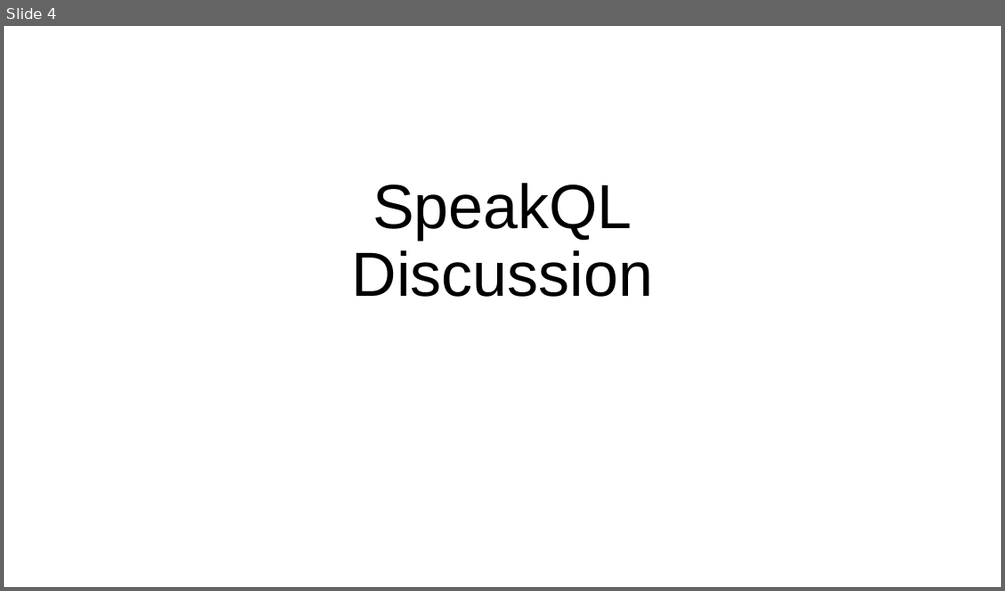
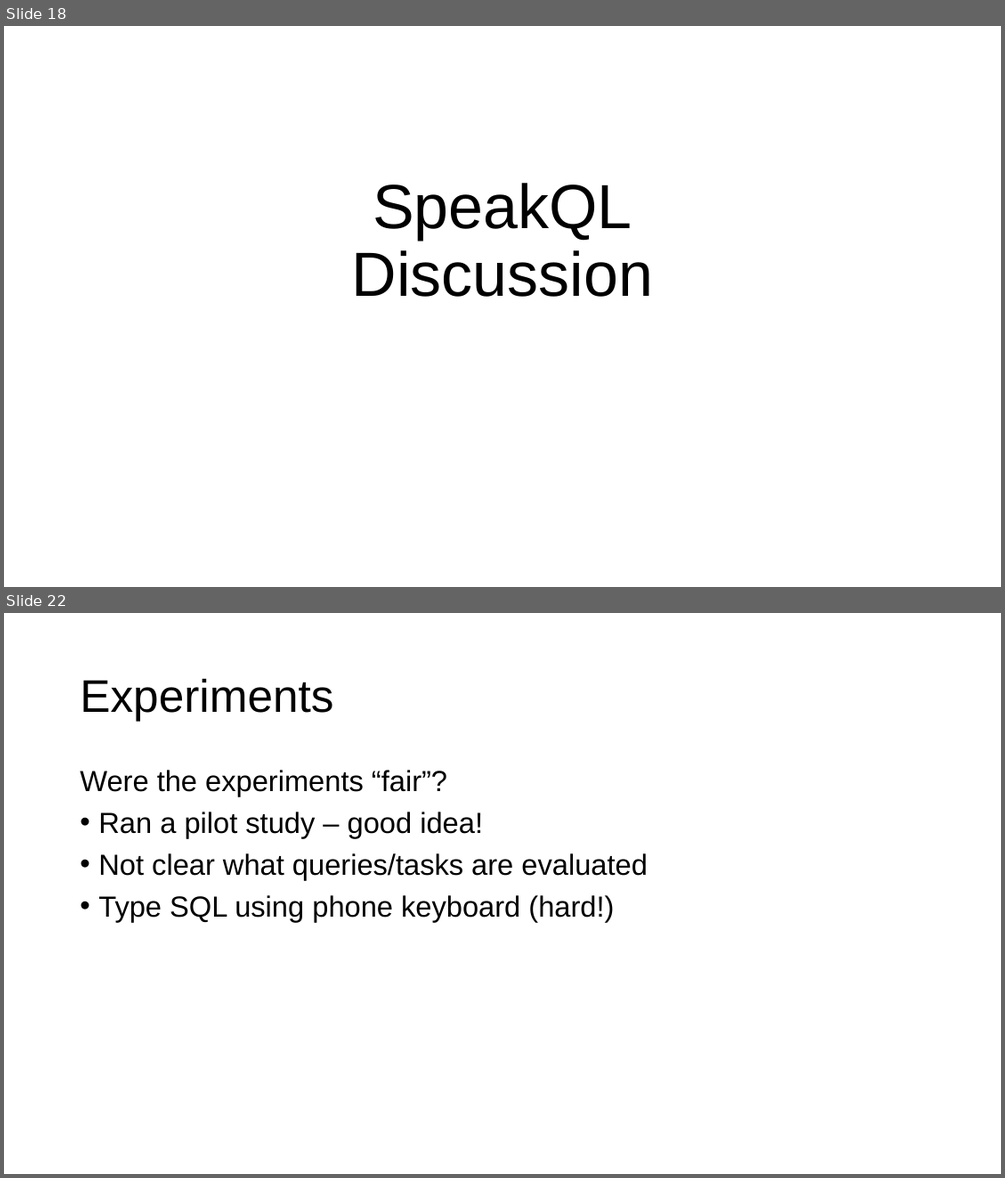
Before and after one commit to columbiaviz/columbiaviz.github.io, a slide deck: 2020s_w6998/lecs/08_modalities.pptx. Shown one above the other, each under a label of ours: slide 4 before the commit, slides 18 and 22 after it; the slides between them are not shown. The pictures are 1005x591 and 1005x1178 pixels, drawn with LibreOffice and Linux fonts; fonts in the diff are those of the drawing. Boxes give left, top, right and bottom in pixels: in the first picture for what was removed or moved away, otherwise in the second. Text is boxed around its words. In the diff, an @@ line names an element or a change of style, - is before the commit and + after.

```diff
--- a/2020s_w6998/lecs/08_modalities.pptx
+++ b/2020s_w6998/lecs/08_modalities.pptx
@@ slide 22 added at box(4, 613, 1001, 1174), background #FFFFFF @@
@@ title added at box(80, 678, 333, 721), 44 pt, text #000000 @@
+Experiments
@@ text added at box(80, 770, 647, 921), 28 pt, text #000000 @@
+Were the experiments “fair”?
+• Ran a pilot study – good idea!
+• Not clear what queries/tasks are evaluated
+• Type SQL using phone keyboard (hard!)
@@ what was slide 4 is now slide 18 @@
```
Also in this commit, not shown: 1 slide changed, 16 other slides added.
